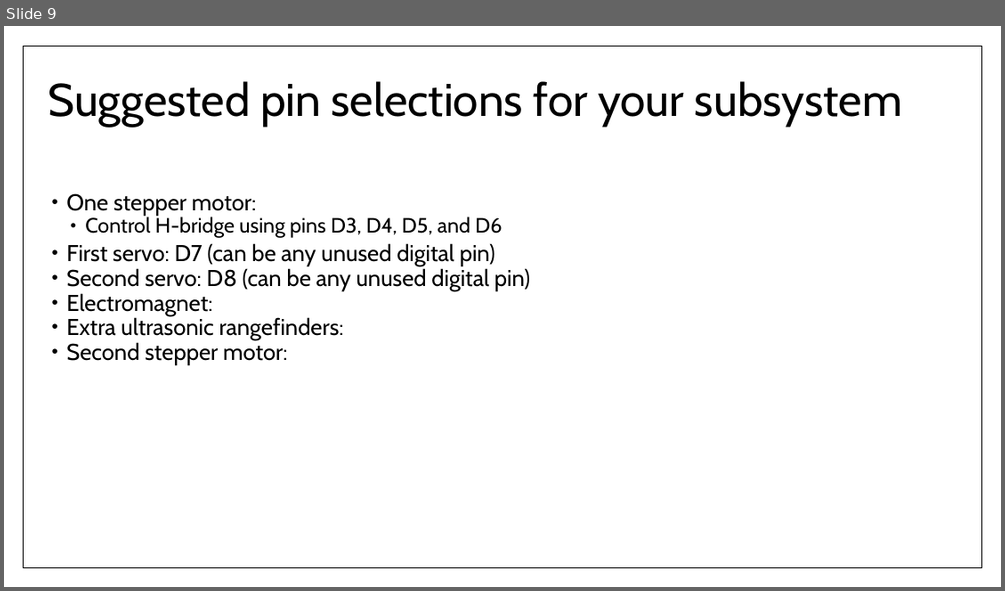
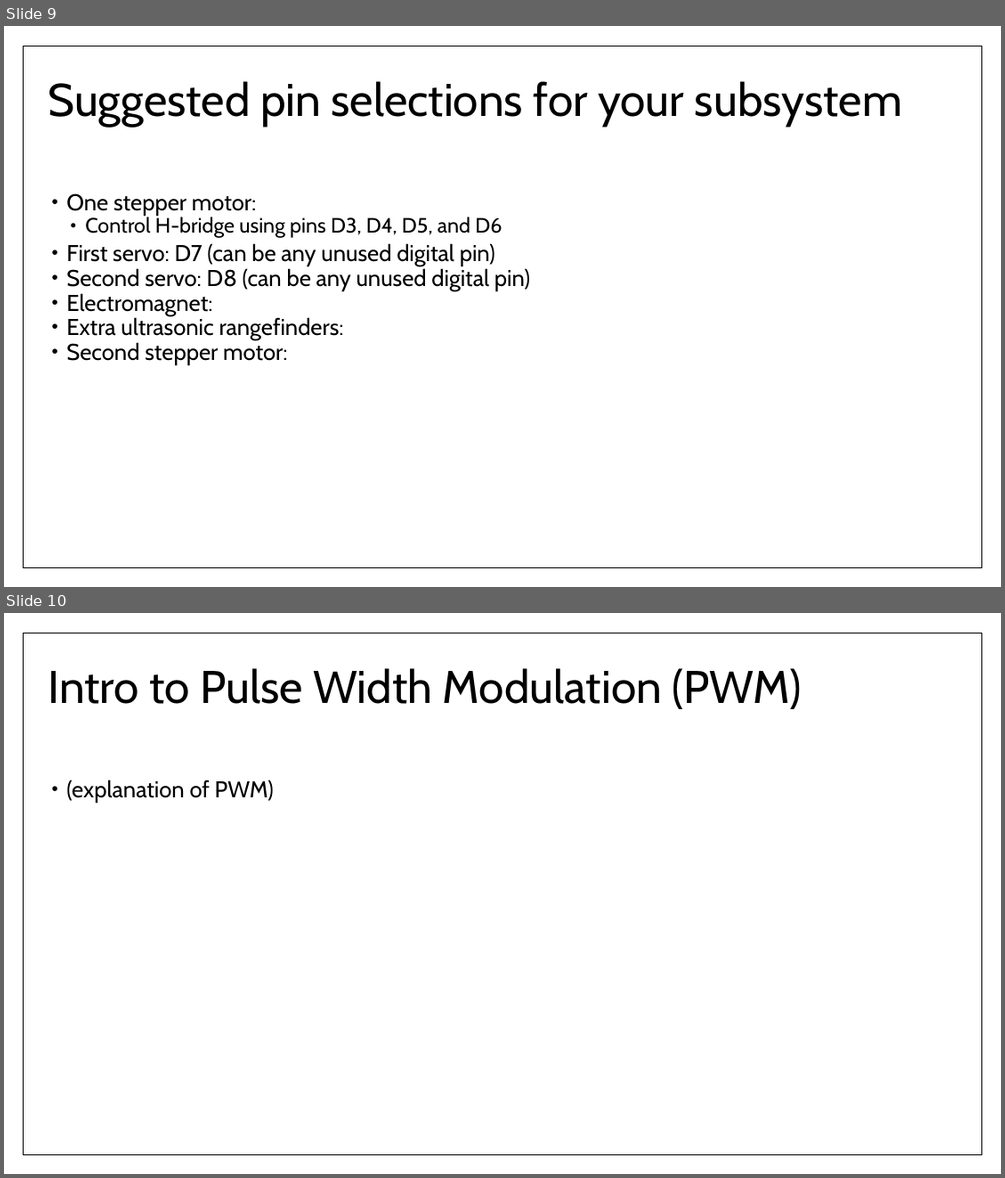
Before and after one commit to urucoug/Elegoo-Robot-Car, a slide deck: Notes for scouts_2017 06 12.pptx. Shown one above the other, each under a label of ours: slide 9 before the commit, slides 9 and 10 after it. The pictures are 1005x591 and 1005x1178 pixels, drawn with LibreOffice and Linux fonts; fonts in the diff are those of the drawing. Boxes give left, top, right and bottom in pixels: in the first picture for what was removed or moved away, otherwise in the second. Text is boxed around its words. In the diff, an @@ line names an element or a change of style, - is before the commit and + after.

```diff
--- a/Notes for scouts_2017 06 12.pptx
+++ b/Notes for scouts_2017 06 12.pptx
@@ slide 10 added at bbox=[4, 613, 1001, 1174], background #FFFFFF; not listed: 1 template element that a slide beside it also shows @@
@@ title added at bbox=[48, 668, 801, 709], 44 pt, text #000000 @@
+Intro to Pulse Width Modulation (PWM)
@@ text added at bbox=[66, 779, 274, 802], 22 pt, text #000000 @@
+• (explanation of PWM)
```
Also in this commit, not shown: 5 slides changed, 2 other slides added, 1 slide removed, 5 other files.
